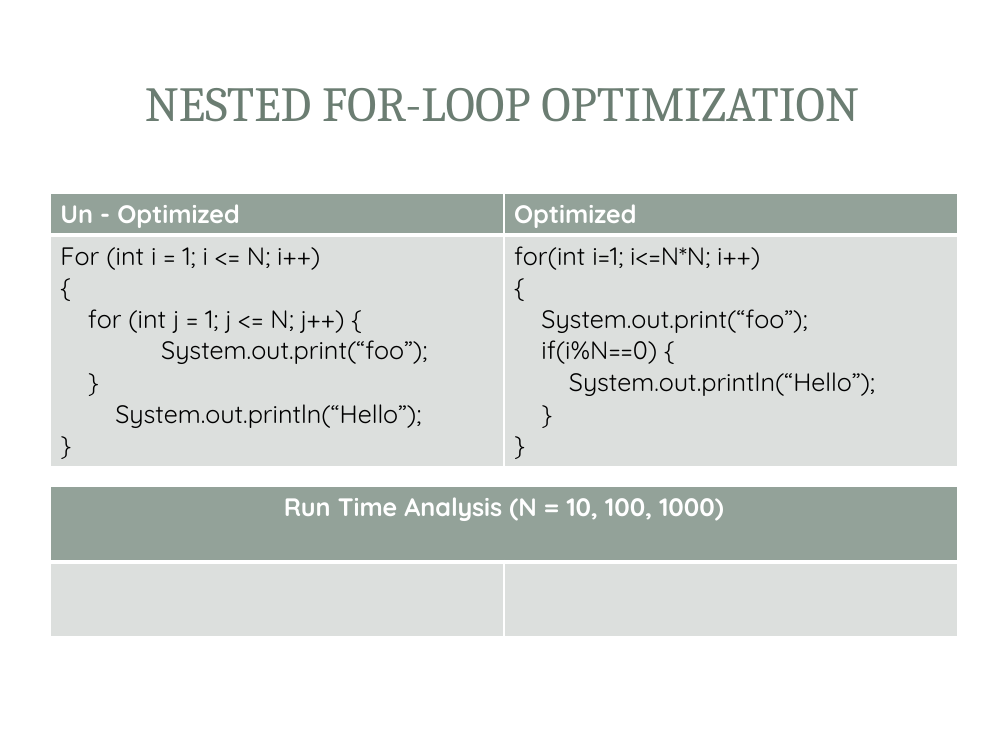
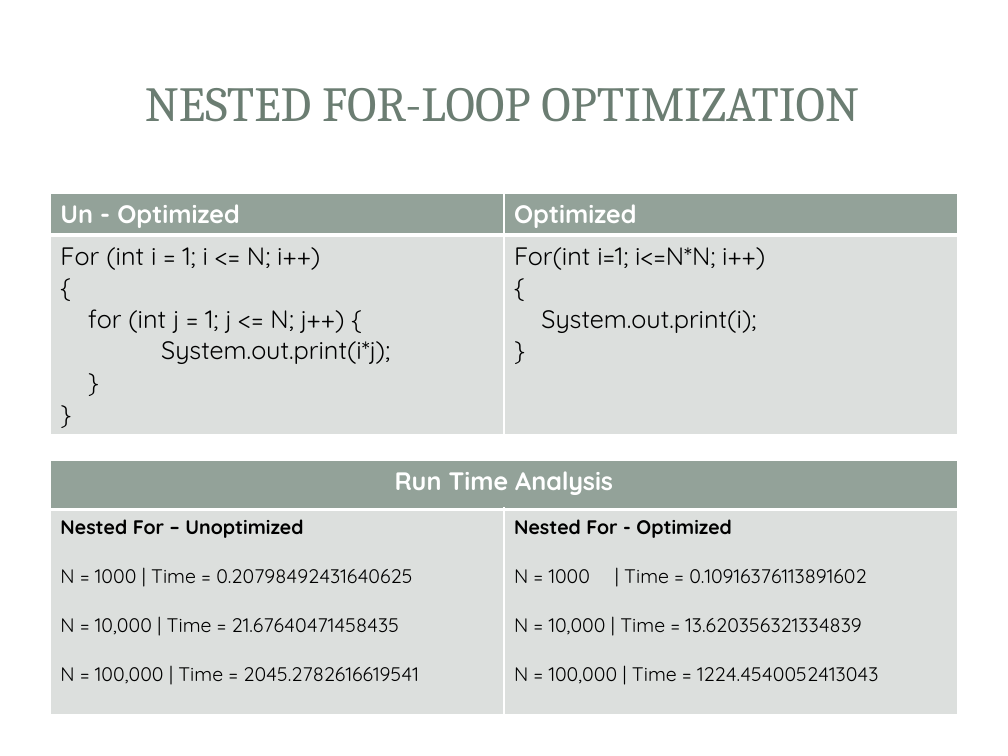
Before and after one commit to saiyamsethi5/4tb3-static-analysis, a slide deck: slide 4 of Presentation/Presentation.pptx (slide 6 before the commit). Drawn at 1008x756 pixels with LibreOffice and Linux fonts; fonts in the diff are those of the drawing; background and template pictures are left out. Boxes give left, top, right and bottom in pixels: in the first picture for what was removed or moved away, otherwise in the second. Text is boxed around its words. In the diff, an @@ line names an element or a change of style, - is before the commit and + after.

Commit message:
Updated Presentation slides
Updated Presentation slides

```diff
--- a/Presentation/Presentation.pptx
+++ b/Presentation/Presentation.pptx
@@ table at (50, 194, 958, 425) @@
-row 2, column 1: For (int i = 1; i <= N; i++) / { / for (int j = 1; j <= N; j++) { / System.out.print(“foo”); / } / System.out.println(“Hello”); / }
+row 2, column 1: For (int i = 1; i <= N; i++) / { / for (int j = 1; j <= N; j++) { / System.out.print(i*j); / } / }
-row 2, column 2: for(int i=1; i<=N*N; i++) / { / System.out.print(“foo”); / if(i%N==0) { / System.out.println(“Hello”); / } / }
+row 2, column 2: For(int i=1; i<=N*N; i++) / { / System.out.print(i); / }
@@ table at (50, 460, 958, 715) @@
-row 1, column 1: Run Time Analysis (N = 10, 100, 1000)
+row 1, column 1: Run Time Analysis
-row 2, column 1: 
+row 2, column 1: Nested For – Unoptimized / N = 1000 | Time = 0.20798492431640625 / N = 10,000 | Time = 21.67640471458435 / N = 100,000 | Time = 2045.2782616619541
-row 2, column 2: 
+row 2, column 2: Nested For - Optimized / N = 1000 | Time = 0.10916376113891602 / N = 10,000 | Time = 13.620356321334839 / N = 100,000 | Time = 1224.4540052413043
@@ table: place and size @@
-table at (50, 487, 958, 637)
+table at (50, 460, 958, 715)
```
Also in this commit, not shown: 5 other slides changed, 2 slides removed.
